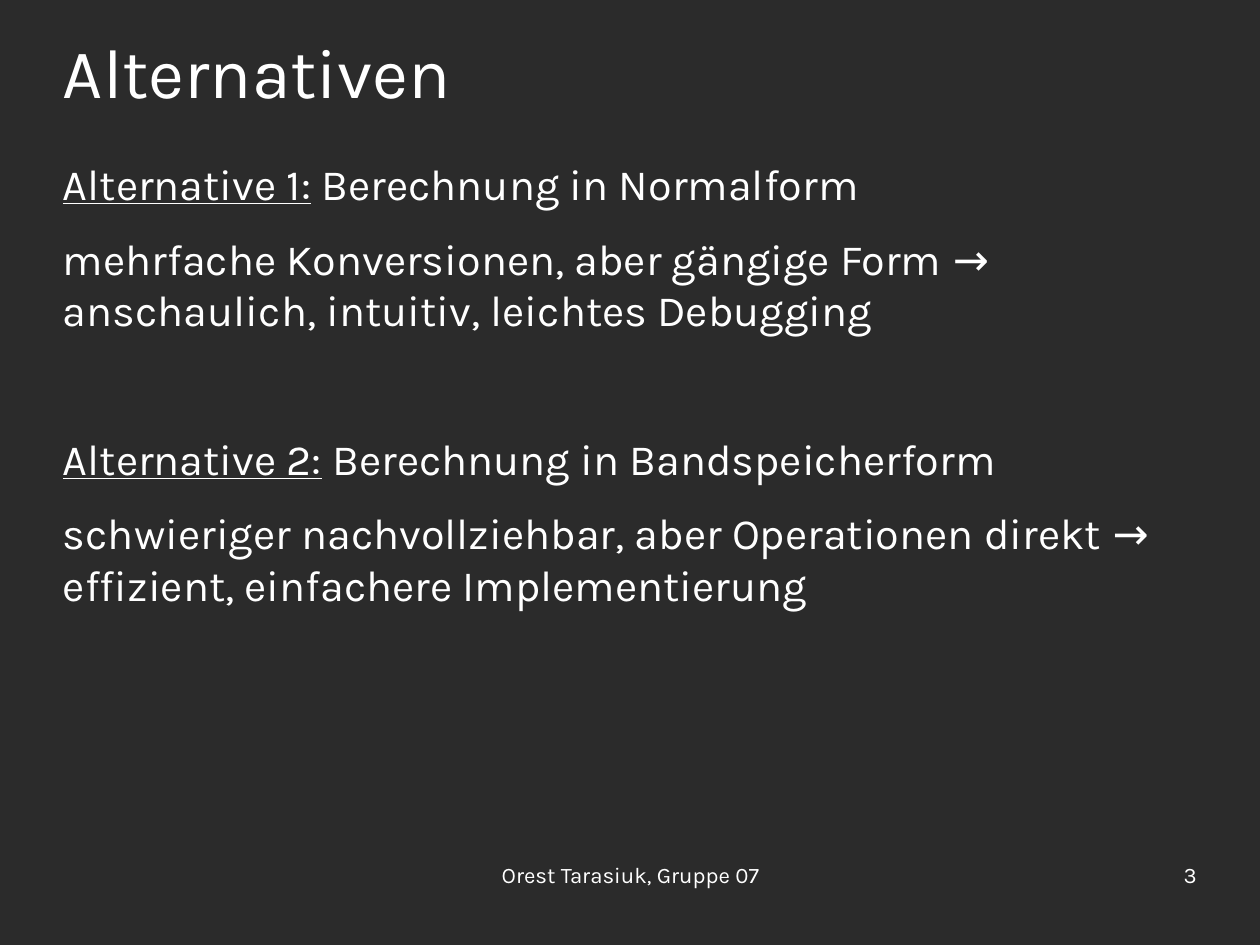
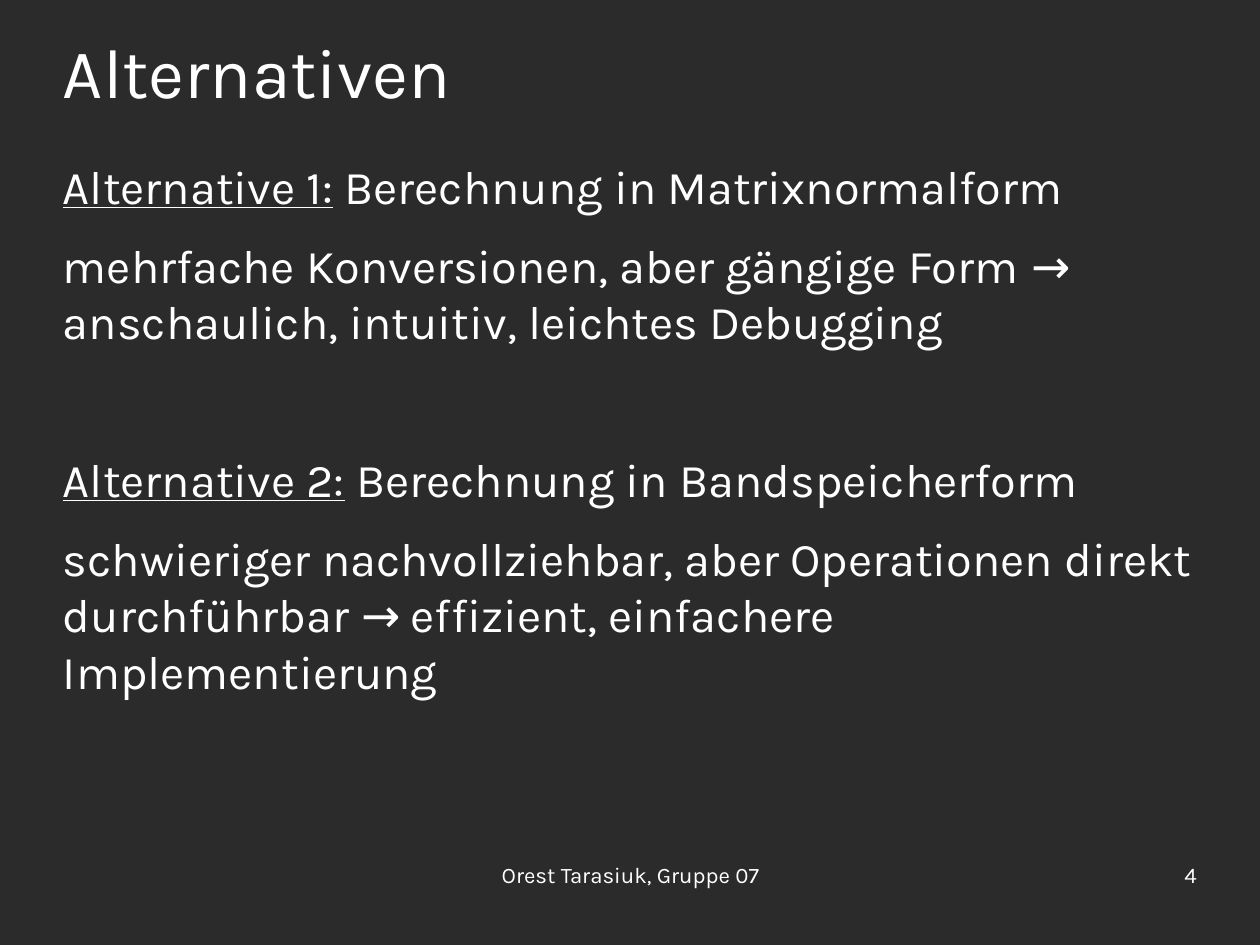
Before and after one commit to OrestTa/etip, a slide deck: slide 4 of Projekt2/Vortrag/vortrag2.odp (slide 3 before the commit). Drawn at 1260x945 pixels with LibreOffice and Linux fonts; fonts in the diff are those of the drawing; background and template pictures are left out; a plain dark background stands for a picture behind light text. Boxes give left, top, right and bottom in pixels: in the first picture for what was removed or moved away, otherwise in the second. Text is boxed around its words. In the diff, an @@ line names an element or a change of style, - is before the commit and + after.

```diff
--- a/Projekt2/Vortrag/vortrag2.odp
+++ b/Projekt2/Vortrag/vortrag2.odp
@@ text at (63, 171, 1063, 215): text changed; size 27.2 to 29.6 pt @@
-Alternative 1: Berechnung in Normalform
+Alternative 1: Berechnung in Matrixnormalform
@@ text at (63, 250, 1077, 508): size 27.2 to 29.6 pt in "mehrfache Konversionen, aber gängige Form → anschaulich, ...", "Alternative 2: Berechnung in Bandspeicherform" @@
@@ text at (63, 543, 1192, 700): text changed; size 27.2 to 29.6 pt @@
-schwieriger nachvollziehbar, aber Operationen direkt → effizient, einfachere Implementierung
+schwieriger nachvollziehbar, aber Operationen direkt durchführbar → effizient, einfachere Implementierung
@@ page number at (1184, 869, 1196, 883): text changed @@
-3
+4
```
Also in this commit, not shown: 7 other slides changed, 3 slides added.
